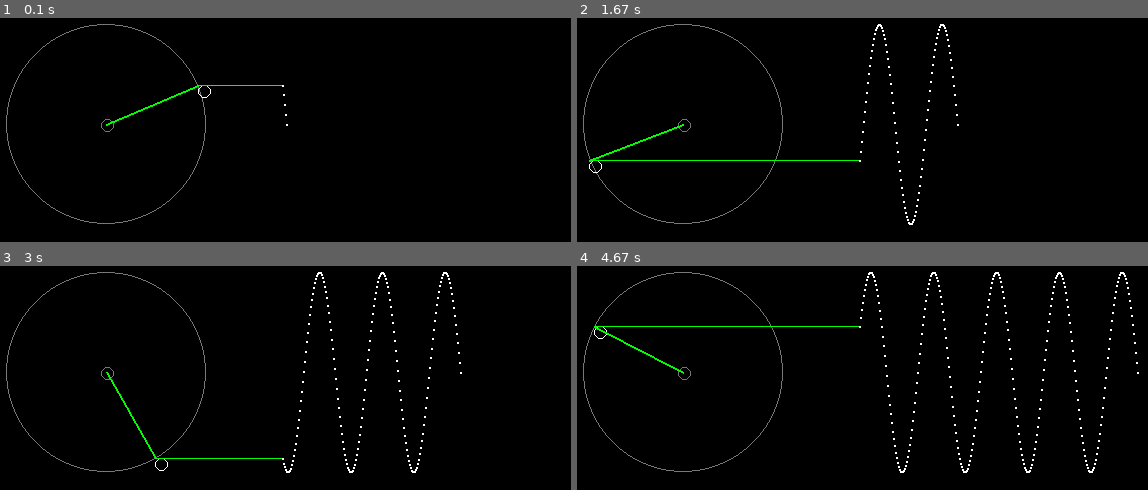
Above: before the commit, frames 1-4 (two rows, left to right).
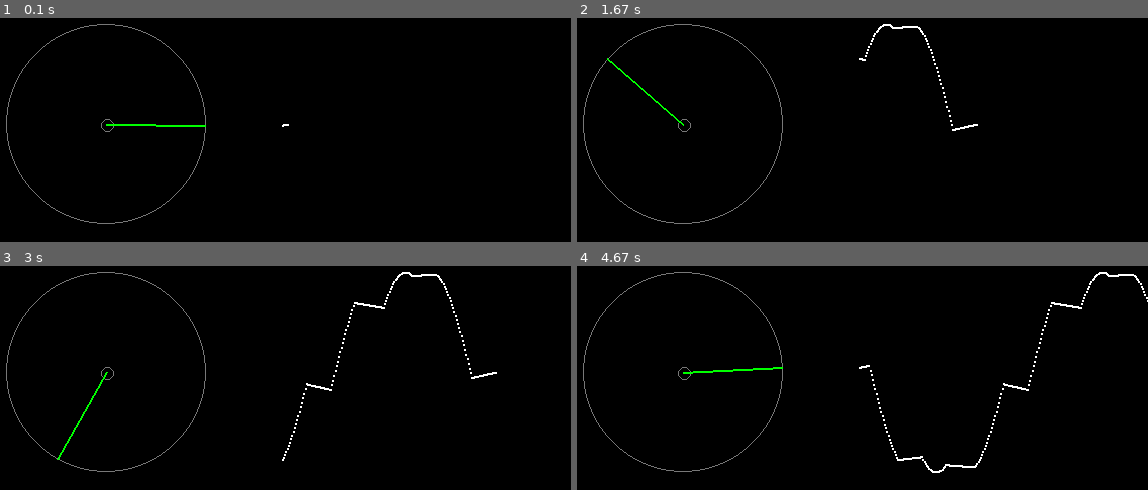
Above: after the commit, the same moments.

Repository: DouglasKosvoski/Py_Game
Game: pygame game, started from graph_gen.py
Two runs of this game, one before a commit and one after it. Both use one fixed random seed, a clock stepped at 60 frames per second and the inputs below.
Inputs:
- Up to frame 1 (0.1 s): no input
- Up to frame 2 (1.67 s): hold Up 0.33-0.8 s; hold Down 0.83-1.13 s; hold Up 1.17-1.53 s; hold Down from 1.57 s (still down)
- Up to frame 3 (3 s): release Down at 1.93 s; hold Up 1.97-2.27 s; hold Down 2.3-2.6 s; hold Up from 2.63 s (still down)
- Up to frame 4 (4.67 s): release Up at 3 s; hold Down 3.03-3.4 s; hold Up 3.43-3.73 s; hold Down 3.77-4.07 s; hold Up 4.1-4.47 s; hold Down from 4.5 s (still down)

The runs differ from the first frame. In frame 1, 0.4% of the frame differs, in the area x 18-51%, y 29-49%; in frame 2, 1.0%; in frame 3, 1.4%; in frame 4, 1.9%, in the area x 2-100%, y 2-93%.

Commit message:
improved angles

Diff:
--- a/graph_gen.py
+++ b/graph_gen.py
@@ -17,7 +17,7 @@
 
 angle = 0
 radius = 200
-
+speed = -1 / 360
 graph = []
 
 while True:
@@ -30,15 +30,12 @@
     x += 175
     y += 225
 
-    pygame.draw.ellipse(canvas, white, [x, y, radius/15, radius/15], 1)      # second circle
     pygame.draw.line(canvas, green, [175,225], [x, y],2)
 
-
-# GRAPH
     graph.append(y)
-    pygame.draw.line(canvas, green, [x,y], [350,y],1)                        # connection line
     for i in range(len(graph), 0, -1):
-        pygame.draw.ellipse(canvas, white, [i+350, graph[-i], 2, 2], 1)      # graph circle
+        horizontal_speed = 1.2
+        pygame.draw.ellipse(canvas, white, [(i*horizontal_speed)+350, graph[-i], 2, 2], 1)      # graph circle
         if len(graph) >= 350:
             graph.pop(0)
 
@@ -50,8 +47,11 @@
             if event.key == pygame.K_ESCAPE:
                 pygame.quit()
                 exit()
+            elif event.key == pygame.K_UP:
+                speed += 0.05
+            elif event.key == pygame.K_DOWN:
+                speed -= 0.05
 
-                 # INTERESTING ANGLE VALUES
-    angle -= 0.1 # 1000000000000000 1000000000 10000000 100000 100 0.1 0.01
+    angle -= speed
     fps.tick(60)
     pygame.display.update()
